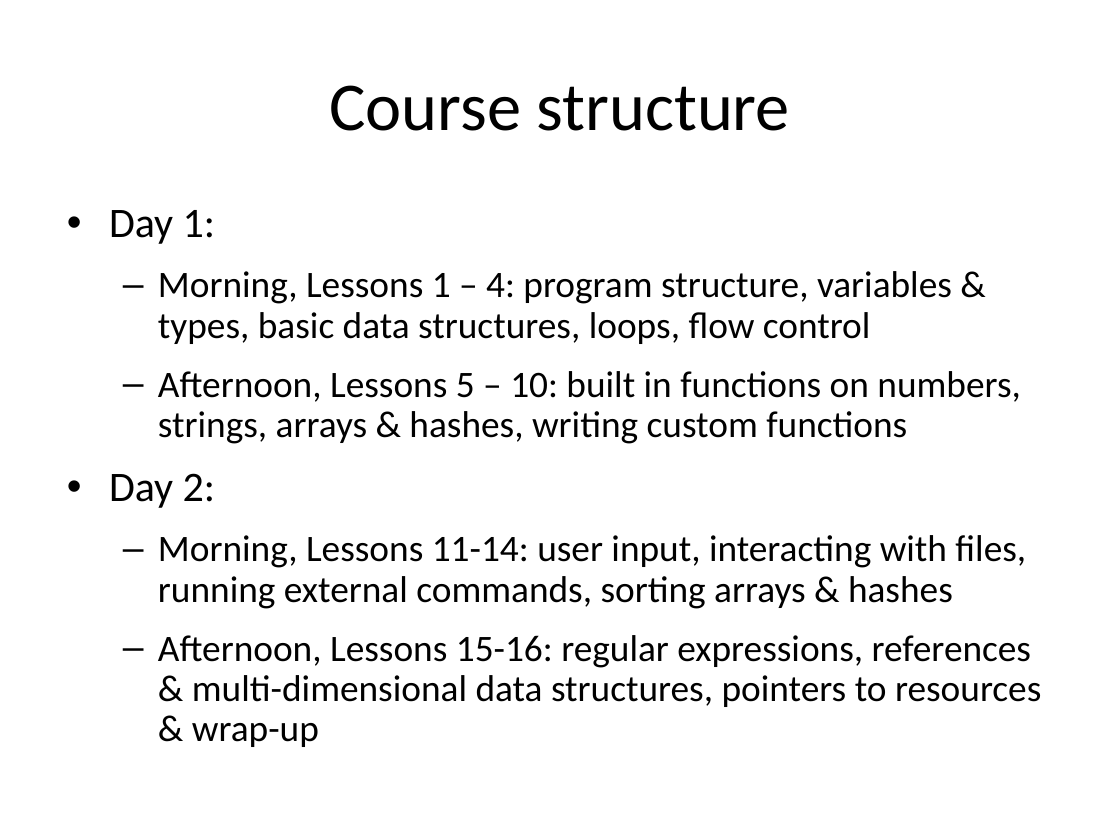
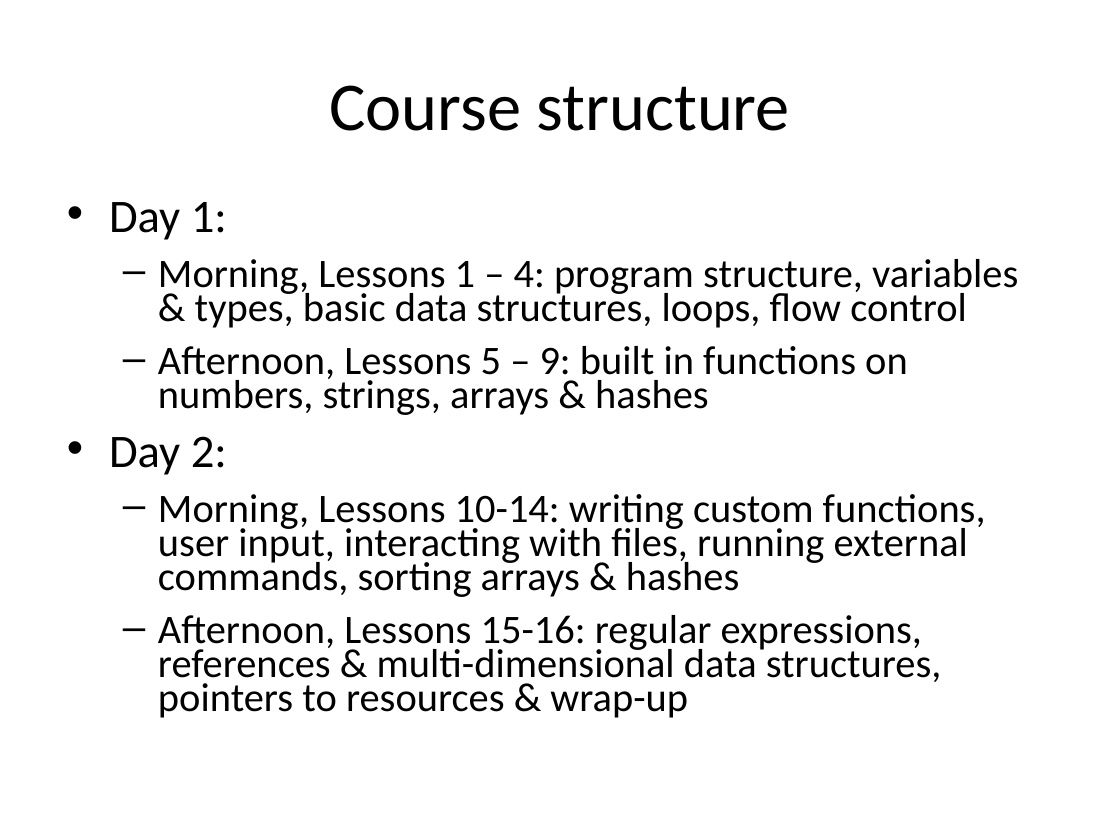
Before and after one commit to grsr/perl-course, a slide deck: slide 4 of perl_intro.ppt. Drawn at 1120x840 pixels with LibreOffice and Linux fonts; fonts in the diff are those of the drawing. Boxes give left, top, right and bottom in pixels: in the first picture for what was removed or moved away, otherwise in the second. Text is boxed around its words. In the diff, an @@ line names an element or a change of style, - is before the commit and + after.

Commit message:
reinstating the system call lesson

```diff
--- a/perl_intro.ppt
+++ b/perl_intro.ppt
@@ text at (109,202,1018,718): size 27 to 30 pt in "Day 1:", "Day 2:"; size 24 to 26 pt in "Morning, Lessons 1 – 4: program structure, ...", "Afternoon, Lessons 15-16: regular expressions, references & ..."; line spacing 0.9 to 0.7 @@
@@ text at (158,346,908,415): text changed; size 24 to 26 pt @@
-  – Afternoon, Lessons 5 – 10: built in functions on numbers, strings, arrays & hashes, writing custom functions
+  – Afternoon, Lessons 5 – 9: built in functions on numbers, strings, arrays & hashes
@@ text at (158,494,986,597): text changed; size 24 to 26 pt @@
-  – Morning, Lessons 11-14: user input, interacting with files, running external commands, sorting arrays & hashes
+  – Morning, Lessons 10-14: writing custom functions, user input, interacting with files, running external commands, sorting arrays & hashes
```
Also in this commit, not shown: 1 other file.
